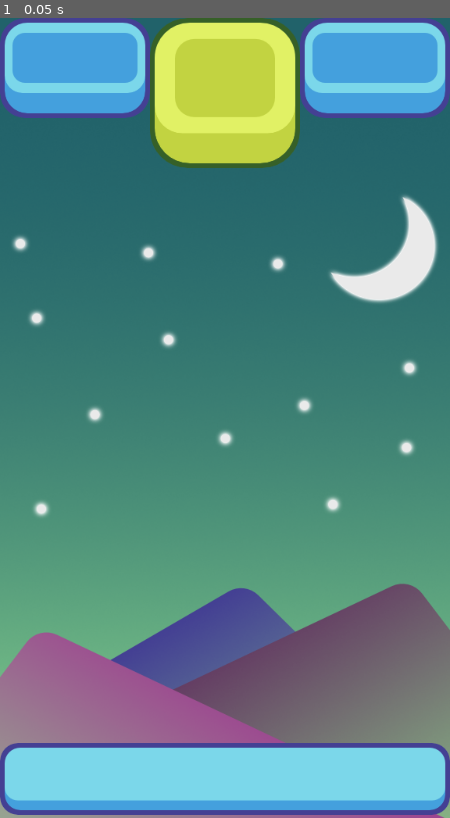
Above: before the commit, frame 1.
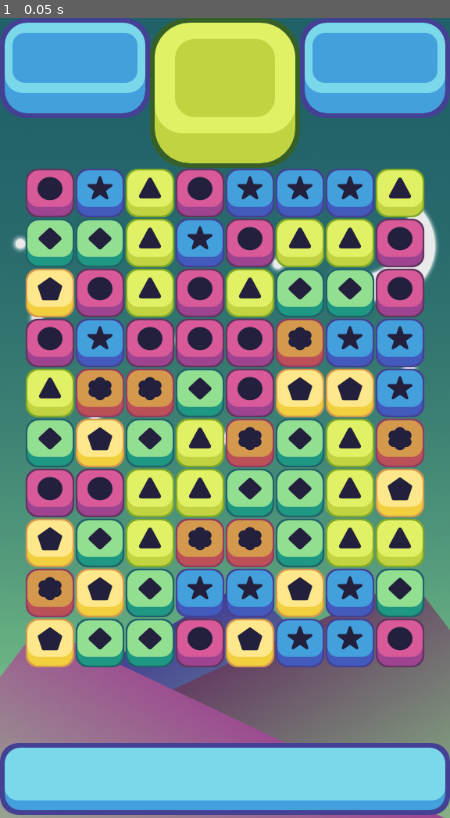
Above: after the commit, the same moment.

Repository: bip-bop-developers/godot-match-3
Game: Godot game, scene res://Scenes/game_window.tscn
Two runs of this game, one before a commit and one after it. Both use one fixed random seed, a clock stepped at 60 frames per second and the inputs below.
Inputs:
- Up to frame 1 (0.05 s): no input

The runs differ from the first frame. In frame 1, 49% of the frame differs, in the area x 5-95%, y 18-82%.

Commit message:
feat: implement tutorial 4
Fill board spawning randon pieces in virtual grid

Diff:
--- a/Scripts/grid.gd
+++ b/Scripts/grid.gd
@@ -7,11 +7,22 @@
 export (int) var y_start;
 export (int) var offset;
 
+var possible_pieces = [
+	preload("res://Scenes/yellow_piece.tscn"),
+	preload("res://Scenes/blue_piece.tscn"),
+	preload("res://Scenes/pink_piece.tscn"),
+	preload("res://Scenes/orange_piece.tscn"),
+	preload("res://Scenes/green_piece.tscn"),
+	preload("res://Scenes/light_green_piece.tscn")
+];
+
 var all_pieces = [];
 
 # Called when the node enters the scene tree for the first time.
 func _ready():
+	randomize();
 	all_pieces = make_2d_array();
+	spawn_pieces();
 
 func make_2d_array():
 	var array = [];
@@ -21,6 +32,23 @@
 			array[i].append(null);
 	return array;
 
+func spawn_pieces():
+	for i in width:
+		for j in height:
+			# choose a randon number and store it
+			var rand = floor(rand_range(0, possible_pieces.size()));
+			# instance that piece from the array
+			var piece = possible_pieces[rand].instance();
+			add_child(piece);
+			piece.position = grid_to_pixel(i, j);
+
+
+func grid_to_pixel(column, row):
+	var new_x = x_start + offset * column;
+	var new_y = y_start + -offset * row;
+	return Vector2(new_x, new_y);
+
+
 # Called every frame. 'delta' is the elapsed time since the previous frame.
 #func _process(delta):
 #	pass
